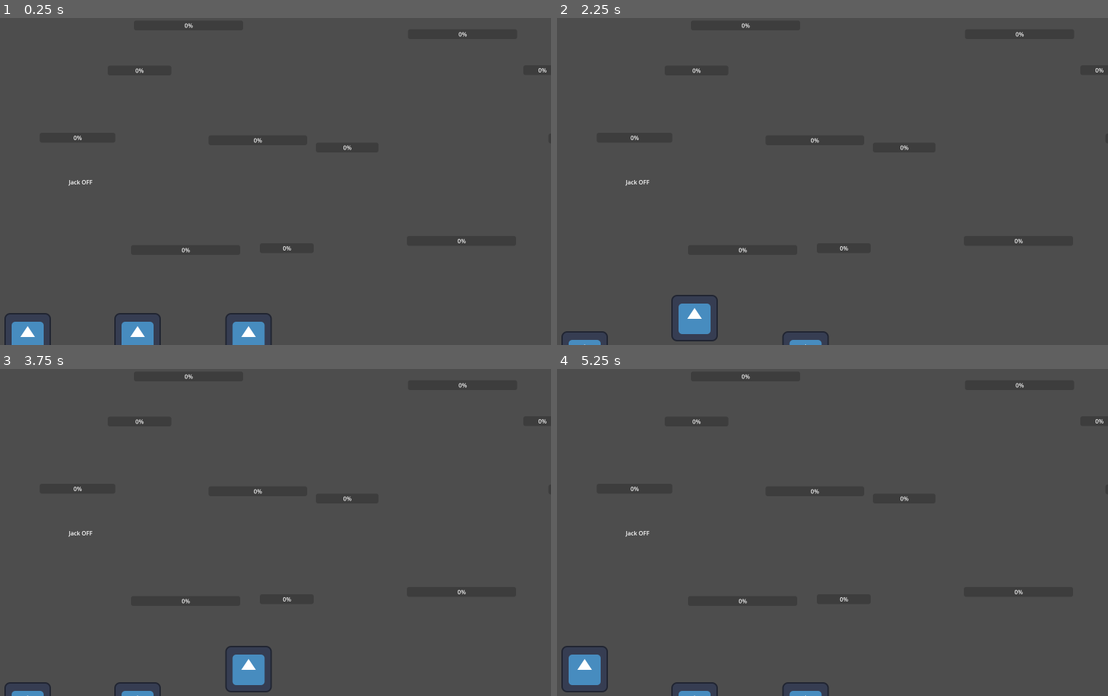
Above: before the commit, frames 1-4 (two rows, left to right).
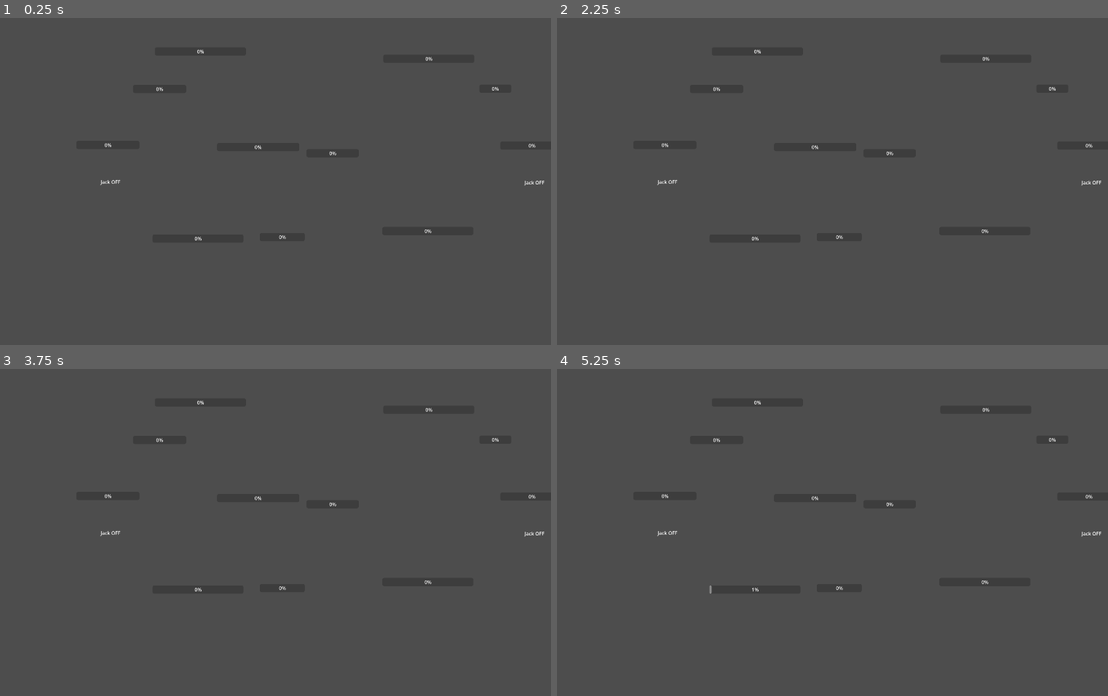
Above: after the commit, the same moments.

Repository: Al-p-i/GMTK2023
Game: Godot game, scene res://main.tscn
The game is run twice, just before and just after one commit, with the same random seed, the same clock (stepped at 60 frames per second) and the same inputs. The engine's default icon, where the game draws it, is replaced by a stand-in: a white triangle on a blue panel in a dark square.
Inputs (mouse positions are in pixels of both pictures, inside the frame that each line leads up to):
- Up to frame 1 (0.25 s): no input
- Up to frame 2 (2.25 s): click (outside the picture) at 0.52 s; click (outside the picture) at 1.27 s; click (650, 302) at 2.02 s
- Up to frame 3 (3.75 s): click (93, 637) at 2.77 s; click (203, 653) at 3.52 s
- Up to frame 4 (5.25 s): click (760, 637) at 4.27 s; click (outside the picture) at 5.02 s

The runs differ from the first frame. In frame 1, 1.8% of the frame differs, in the area x 0-100%, y 1-100%; in frame 2, 1.3%; in frame 3, 1.3%; in frame 4, 1.3%.

Commit message:
redo tools system, toolscontainer scene created and game scene created, resized tools' images

Diff:
--- a/BaseTool.tscn
+++ /dev/null
@@ -1,20 +0,0 @@
-[gd_scene load_steps=3 format=3 uid="uid://bxgedk1dqek7t"]
-
-[ext_resource type="Script" path="res://Tool.gd" id="1_05j0f"]
-[ext_resource type="Texture2D" uid="uid://q8xgoj51bkrk" path="res://icon.svg" id="1_ugr3s"]
-
-[node name="Tool" type="Button"]
-offset_right = 252.0
-offset_bottom = 252.0
-focus_mode = 0
-flat = true
-script = ExtResource("1_05j0f")
-
-[node name="TextureRect" type="TextureRect" parent="."]
-layout_mode = 0
-offset_right = 252.0
-offset_bottom = 252.0
-texture = ExtResource("1_ugr3s")
-stretch_mode = 3
-
-[connection signal="pressed" from="." to="." method="_on_pressed"]
--- a/Constants.gd
+++ /dev/null
@@ -1 +0,0 @@
-const ACTION_NAME_PAIR = ["Car is on fire!", "Tires flat!", "Tires has broke down!"]
--- a/Tool.gd
+++ /dev/null
@@ -1,14 +0,0 @@
-extends Button
-
-enum TOOL_TYPES { FIRE_EXTINGUISHER, SCREWDRIVER, JACK, TYRE, WIPER }
-@export var tool_type: TOOL_TYPES
-
-var ui: Control = null
-
-func _ready():
-	ui = get_parent()
-
-func _on_pressed():
-	if ui.selectedToolIndex == get_index():
-		ui.leaveTool()
-	else: get_parent().setTool(get_index())
--- a/ToolManager.gd
+++ /dev/null
@@ -1,37 +0,0 @@
-extends Control
-
-@export var tools: Array[Button] = []
-
-var selectedToolIndex: int = -1 :
-	set(value):
-		selectedToolIndex = value
-	get:
-		return selectedToolIndex
-
-func setTool(k: int):
-	var tween = get_tree().create_tween()
-	selectedToolIndex = k
-
-	for i in range(0, tools.size()):
-		var targetPos = tools[i].position
-		if i == selectedToolIndex:
-			targetPos.y = 700
-			tools[i].disabled = false
-			tween.parallel().tween_property(tools[i], "position", targetPos, 0.125)
-		else:
-			targetPos.y = 800
-			tools[i].disabled = true
-			tween.parallel().tween_property(tools[i], "position", targetPos, 0.125)
-	tween.tween_callback(tween.kill)
-
-func leaveTool():
-	var tween = get_tree().create_tween()
-
-	for i in range(0, tools.size()):
-		var targetPos = tools[i].position
-		targetPos.y = 750
-		tools[i].disabled = false
-
-		tween.parallel().tween_property(tools[i], "position", targetPos, 0.125)
-	tween.tween_callback(tween.kill)
-	selectedToolIndex = -1
--- a/UI.tscn
+++ /dev/null
@@ -1,48 +0,0 @@
-[gd_scene load_steps=3 format=3 uid="uid://bes5o5h6tvk64"]
-
-[ext_resource type="Script" path="res://ToolManager.gd" id="1_2un18"]
-[ext_resource type="PackedScene" uid="uid://bxgedk1dqek7t" path="res://BaseTool.tscn" id="1_xi0qd"]
-
-[node name="UI" type="Control" node_paths=PackedStringArray("tools")]
-layout_mode = 3
-anchors_preset = 0
-offset_right = 1600.0
-offset_bottom = 900.0
-script = ExtResource("1_2un18")
-tools = [NodePath("Tool"), NodePath("Tool2"), NodePath("Tool3")]
-
-[node name="Tool" parent="." instance=ExtResource("1_xi0qd")]
-layout_mode = 1
-anchors_preset = 15
-anchor_right = 1.0
-anchor_bottom = 1.0
-offset_left = 34.0
-offset_top = 750.0
-offset_right = -1558.0
-offset_bottom = -78.0
-grow_horizontal = 2
-grow_vertical = 2
-
-[node name="Tool2" parent="." instance=ExtResource("1_xi0qd")]
-layout_mode = 1
-anchors_preset = 15
-anchor_right = 1.0
-anchor_bottom = 1.0
-offset_left = 336.0
-offset_top = 750.0
-offset_right = -1256.0
-offset_bottom = -78.0
-grow_horizontal = 2
-grow_vertical = 2
-
-[node name="Tool3" parent="." instance=ExtResource("1_xi0qd")]
-layout_mode = 1
-anchors_preset = 15
-anchor_right = 1.0
-anchor_bottom = 1.0
-offset_left = 641.0
-offset_top = 750.0
-offset_right = -951.0
-offset_bottom = -78.0
-grow_horizontal = 2
-grow_vertical = 2
--- a/main.tscn
+++ b/main.tscn
@@ -1,7 +1,6 @@
-[gd_scene load_steps=11 format=3 uid="uid://ccp78olw1jaod"]
+[gd_scene load_steps=9 format=3 uid="uid://ccp78olw1jaod"]
 
-[ext_resource type="Script" path="res://main.gd" id="1_bmp25"]
-[ext_resource type="Texture2D" uid="uid://bx0i4tx4u3udx" path="res://assets/clipart396865.png" id="2_3wyl4"]
+[ext_resource type="Script" path="res://scripts/main.gd" id="1_bmp25"]
 [ext_resource type="PackedScene" uid="uid://b2e6x4lqeafy4" path="res://car/tyre.tscn" id="2_wxehl"]
 [ext_resource type="PackedScene" uid="uid://bphsypn0noqoy" path="res://car/fueling.tscn" id="3_l16cd"]
 [ext_resource type="PackedScene" uid="uid://bayi6ghfhdy0c" path="res://car/jack.tscn" id="5_kitxg"]
@@ -9,7 +8,6 @@
 [ext_resource type="PackedScene" uid="uid://by13woh5462ng" path="res://car/front_wing.tscn" id="7_wukw3"]
 [ext_resource type="PackedScene" uid="uid://dyngkhe8mqs0s" path="res://car/rare_wing.tscn" id="8_4mvqv"]
 [ext_resource type="PackedScene" uid="uid://baoqi07o2ex3l" path="res://car/engine.tscn" id="9_yd8jw"]
-[ext_resource type="PackedScene" uid="uid://bes5o5h6tvk64" path="res://UI.tscn" id="10_qfmqx"]
 
 [node name="Main" type="Node2D"]
 script = ExtResource("1_bmp25")
@@ -17,7 +15,6 @@
 [node name="Clipart396865" type="Sprite2D" parent="."]
 position = Vector2(1013, 455)
 scale = Vector2(0.8, 0.8)
-texture = ExtResource("2_3wyl4")
 
 [node name="Camera2D" type="Camera2D" parent="."]
 position = Vector2(798, 450)
@@ -55,5 +52,3 @@
 
 [node name="Engine" parent="." instance=ExtResource("9_yd8jw")]
 position = Vector2(667, 363)
-
-[node name="UI" parent="." instance=ExtResource("10_qfmqx")]
--- a/project.godot
+++ b/project.godot
@@ -17,12 +17,13 @@
 
 [autoload]
 
-Global="*res://Global.gd"
+Global="*res://scripts/Global.gd"
 
 [display]
 
-window/size/viewport_width=1600
-window/size/viewport_height=900
+window/size/viewport_width=1920
+window/size/viewport_height=1080
+window/size/mode=3
 window/stretch/mode="viewport"
 
 [editor]
--- /dev/null
+++ b/scenes/BaseTool.tscn
@@ -0,0 +1,22 @@
+[gd_scene load_steps=5 format=3 uid="uid://w5uxv8tm3a3d"]
+
+[ext_resource type="Script" path="res://scripts/Tool.gd" id="1_iw73e"]
+[ext_resource type="Texture2D" uid="uid://bkjhpv8r5ayk5" path="res://assets/tool/tool_jack.png" id="2_4cdlv"]
+[ext_resource type="Texture2D" uid="uid://c0cs73ub042ob" path="res://assets/tool/tool_fuel.png" id="3_q7mah"]
+
+[sub_resource type="RectangleShape2D" id="RectangleShape2D_75o26"]
+size = Vector2(260, 414)
+
+[node name="Tool" type="Node2D"]
+script = ExtResource("1_iw73e")
+tool_sprite = ExtResource("2_4cdlv")
+
+[node name="Sprite" type="Sprite2D" parent="."]
+texture = ExtResource("3_q7mah")
+
+[node name="Area" type="Area2D" parent="."]
+
+[node name="Collider" type="CollisionShape2D" parent="Area"]
+shape = SubResource("RectangleShape2D_75o26")
+
+[connection signal="input_event" from="Area" to="." method="_on_area_input_event"]
--- a/scenes/CarContainer.tscn
+++ b/scenes/CarContainer.tscn
@@ -1,6 +1,6 @@
 [gd_scene load_steps=9 format=3 uid="uid://bbqi8vsbqasme"]
 
-[ext_resource type="Script" path="res://CarController.gd" id="1_gyo2t"]
+[ext_resource type="Script" path="res://scripts/CarController.gd" id="1_fe5xa"]
 
 [sub_resource type="RectangleShape2D" id="RectangleShape2D_sv6vu"]
 size = Vector2(128, 128)
@@ -24,7 +24,7 @@
 load_path = "res://.godot/imported/driver_head.png-62d7d5379cfafa6f3a15b422d4122a9d.ctex"
 
 [node name="Car Container" type="Node2D"]
-script = ExtResource("1_gyo2t")
+script = ExtResource("1_fe5xa")
 
 [node name="Timer" type="Timer" parent="."]
 
@@ -40,11 +40,11 @@
 [node name="Back Tires" type="Node2D" parent="Car"]
 
 [node name="Tire_2" type="Sprite2D" parent="Car/Back Tires"]
-position = Vector2(-296, -153)
+position = Vector2(-296, -174)
 texture = SubResource("CompressedTexture2D_jka02")
 
 [node name="Tire" type="Sprite2D" parent="Car/Back Tires"]
-position = Vector2(-296, 153)
+position = Vector2(-296, 174)
 texture = SubResource("CompressedTexture2D_jka02")
 
 [node name="Body" type="Sprite2D" parent="Car"]
--- a/scenes/Game.tscn
+++ b/scenes/Game.tscn
@@ -1,8 +1,17 @@
-[gd_scene load_steps=2 format=3 uid="uid://cqerd1vfx61hq"]
+[gd_scene load_steps=4 format=3 uid="uid://cqerd1vfx61hq"]
 
 [ext_resource type="PackedScene" uid="uid://bbqi8vsbqasme" path="res://scenes/CarContainer.tscn" id="1_qd1ne"]
+[ext_resource type="PackedScene" uid="uid://bfdofyfu4mfbu" path="res://scenes/ToolsContainer.tscn" id="3_vn25e"]
+[ext_resource type="Texture2D" uid="uid://brshcucwws82s" path="res://assets/bg.png" id="3_w0wws"]
 
 [node name="Game" type="Node2D"]
 
+[node name="Bg" type="Sprite2D" parent="."]
+z_index = -5
+position = Vector2(960, 540)
+texture = ExtResource("3_w0wws")
+
 [node name="Car Container" parent="." instance=ExtResource("1_qd1ne")]
-position = Vector2(800, 410)
+
+[node name="Tools Container" parent="." instance=ExtResource("3_vn25e")]
+position = Vector2(0, 1050)
--- /dev/null
+++ b/scenes/ToolsContainer.tscn
@@ -0,0 +1,37 @@
+[gd_scene load_steps=9 format=3 uid="uid://bfdofyfu4mfbu"]
+
+[ext_resource type="Script" path="res://scripts/ToolManager.gd" id="1_lph4c"]
+[ext_resource type="PackedScene" uid="uid://w5uxv8tm3a3d" path="res://scenes/BaseTool.tscn" id="1_rph1a"]
+[ext_resource type="Texture2D" uid="uid://bxnxtsxkmdpso" path="res://assets/tool/tool_fire.png" id="2_u6nxf"]
+[ext_resource type="Texture2D" uid="uid://c0cs73ub042ob" path="res://assets/tool/tool_fuel.png" id="3_c1h4k"]
+[ext_resource type="Texture2D" uid="uid://dp5bw2il6pfu4" path="res://assets/tool/tool_screw.png" id="4_j58ce"]
+[ext_resource type="Texture2D" uid="uid://ce6fkdk4q4yv" path="res://assets/tool/tool_tire.png" id="5_abr8i"]
+[ext_resource type="Texture2D" uid="uid://dvo0c3mtdj2fw" path="res://assets/tool/tool_wiper.png" id="6_c7vyc"]
+[ext_resource type="Texture2D" uid="uid://dc2j537265t2f" path="res://assets/tool/tool_hilight.png" id="8_6vddo"]
+
+[node name="Tools Container" type="Node2D" node_paths=PackedStringArray("tools")]
+position = Vector2(0, 1000)
+script = ExtResource("1_lph4c")
+tools = [NodePath("Tool - Jack"), NodePath("Tool - Fire"), NodePath("Tool - Fuel"), NodePath("Tool - Screwdriver"), NodePath("Tool - Tyre"), NodePath("Tool - Wiper")]
+
+[node name="Tool - Jack" parent="." instance=ExtResource("1_rph1a")]
+
+[node name="Tool - Fire" parent="." instance=ExtResource("1_rph1a")]
+tool_sprite = ExtResource("2_u6nxf")
+
+[node name="Tool - Fuel" parent="." instance=ExtResource("1_rph1a")]
+tool_sprite = ExtResource("3_c1h4k")
+
+[node name="Tool - Screwdriver" parent="." instance=ExtResource("1_rph1a")]
+tool_sprite = ExtResource("4_j58ce")
+
+[node name="Tool - Tyre" parent="." instance=ExtResource("1_rph1a")]
+tool_sprite = ExtResource("5_abr8i")
+
+[node name="Tool - Wiper" parent="." instance=ExtResource("1_rph1a")]
+tool_sprite = ExtResource("6_c7vyc")
+
+[node name="Highlight" type="Sprite2D" parent="."]
+z_index = -1
+position = Vector2(-999, 0)
+texture = ExtResource("8_6vddo")
--- a/CarController.gd
+++ b/scripts/CarController.gd
@@ -5,15 +5,15 @@
 
 @export var POSSIBLE_ACTIONS: Array[String] = []
 @export var POSSIBLE_ACTION_OBJECTS: Array[PackedScene] = []
+@onready var Car := $Car
+
 const MAX_ACTIONS: int = 3
-
-@onready var Car := $Car
 
 var selected_actions: Array[String] = []
 
-const ENTER_POSITION: Vector2 = Vector2(-5000, 400)
-const STOP_POSITION: Vector2 = Vector2(800, 400)
-const LEAVE_POSITION: Vector2 = Vector2(5000, 400)
+const ENTER_POSITION: Vector2 = Vector2(-5000, 540)
+const STOP_POSITION: Vector2 = Vector2(1000, 540)
+const LEAVE_POSITION: Vector2 = Vector2(5000, 540)
 
 func _ready():
 	Car.position = ENTER_POSITION
--- /dev/null
+++ b/scripts/Tool.gd
@@ -0,0 +1,18 @@
+extends Node2D
+
+#enum TOOL_TYPES { FIRE_EXTINGUISHER, SCREWDRIVER, JACK, TYRE, WIPER, FUEL }
+#@export var tool_type: TOOL_TYPES
+@export var tool_sprite: CompressedTexture2D
+
+var ui: Node2D = null
+@onready var sprite: Sprite2D = $"Sprite"
+
+func _ready():
+	sprite.texture = tool_sprite
+	ui = get_parent()
+
+func _on_area_input_event(viewport, event, shape_idx):
+	if event is InputEventMouseButton and event.button_index == MOUSE_BUTTON_LEFT and event.is_pressed():
+		if ui.selectedToolIndex == get_index():
+			ui.leaveTool()
+		else: get_parent().setTool(get_index())
--- /dev/null
+++ b/scripts/ToolManager.gd
@@ -0,0 +1,55 @@
+extends Node2D
+
+@export var tools: Array[Node2D] = []
+@onready var hightlight: Sprite2D = $"Highlight"
+
+const toolWidth = 280
+const toolGap = 30
+
+var selectedToolIndex: int = -1 :
+	set(value):
+		selectedToolIndex = value
+	get:
+		return selectedToolIndex
+
+func _ready():
+	initTools()
+
+func initTools():
+	var width = ProjectSettings.get_setting("display/window/size/viewport_width")
+	var start = ((width - ((6 * toolWidth) + (5 * toolGap))) / 2) + toolWidth / 2
+
+	for i in range(0, tools.size()):
+		tools[i].position.x = start + (i * (toolWidth + toolGap))
+
+func highlightTool():
+	var width = ProjectSettings.get_setting("display/window/size/viewport_width")
+	var start = ((width - ((6 * toolWidth) + (5 * toolGap))) / 2) + toolWidth / 2
+
+	hightlight.position.x = start + (selectedToolIndex * (toolWidth + toolGap))
+
+func setTool(k: int):
+	var tween = get_tree().create_tween().set_parallel(true)
+	selectedToolIndex = k
+
+	for i in range(0, tools.size()):
+		var targetPos = tools[i].position
+		if i == selectedToolIndex:
+			targetPos.y = -50
+			tween.tween_property(tools[i], "position", targetPos, 0.25)
+		else:
+			targetPos.y = 50
+			tween.tween_property(tools[i], "position", targetPos, 0.25)
+
+	highlightTool()
+
+func leaveTool():
+	var tween = get_tree().create_tween().set_parallel(true)
+
+	for i in range(0, tools.size()):
+		var targetPos = tools[i].position
+		targetPos.y = 0
+
+		tween.tween_property(tools[i], "position", targetPos, 0.25)
+	selectedToolIndex = -1
+	hightlight.position.x = -9999
--- a/tools/Tool.gd
+++ /dev/null
@@ -1,26 +0,0 @@
-extends Node2D
-class_name Tool
-
-var is_ready = true
-enum ToolType {FIRE_EXTINGUISHER, SCREWDRIVER, JACK, TYRE}
-@export var type: ToolType
-
-# Called when the node enters the scene tree for the first time.
-func _ready():
-	pass # Replace with function body.
-
-
-# Called every frame. 'delta' is the elapsed time since the previous frame.
-func _process(delta):
-	pass
-
-
-func _on_area_2d_input_event(viewport, event, shape_idx):
-	if event is InputEventMouseButton and event.button_index == MOUSE_BUTTON_LEFT and event.is_pressed():
-		if !is_ready:
-			print(ToolType.keys()[type], " is reloading")
-		else:
-			use_tool()
-
-func use_tool():
-	print("using ", ToolType.keys()[type])
--- a/tools/tool.tscn
+++ /dev/null
@@ -1,20 +0,0 @@
-[gd_scene load_steps=3 format=3 uid="uid://bxkonmjmcd05u"]
-
-[ext_resource type="Script" path="res://tools/Tool.gd" id="1_rvw74"]
-
-[sub_resource type="RectangleShape2D" id="RectangleShape2D_1vgni"]
-size = Vector2(208, 203)
-
-[node name="Tool" type="Node2D"]
-script = ExtResource("1_rvw74")
-
-[node name="CooldownTimer" type="Timer" parent="."]
-
-[node name="Area2D" type="Area2D" parent="."]
-
-[node name="CollisionShape2D" type="CollisionShape2D" parent="Area2D"]
-position = Vector2(94, 91.5)
-shape = SubResource("RectangleShape2D_1vgni")
-debug_color = Color(0, 0.639216, 0.376471, 0.419608)
-
-[connection signal="input_event" from="Area2D" to="." method="_on_area_2d_input_event"]
Binary file changed: assets/tool/tool_fire.png
Binary file changed: assets/tool/tool_fuel.png
Binary file changed: assets/tool/tool_jack.png
Binary file changed: assets/tool/tool_screw.png
Binary file changed: assets/tool/tool_tire.png
Renamed: Global.gd -> scripts/Global.gd
Renamed: main.gd -> scripts/main.gd
